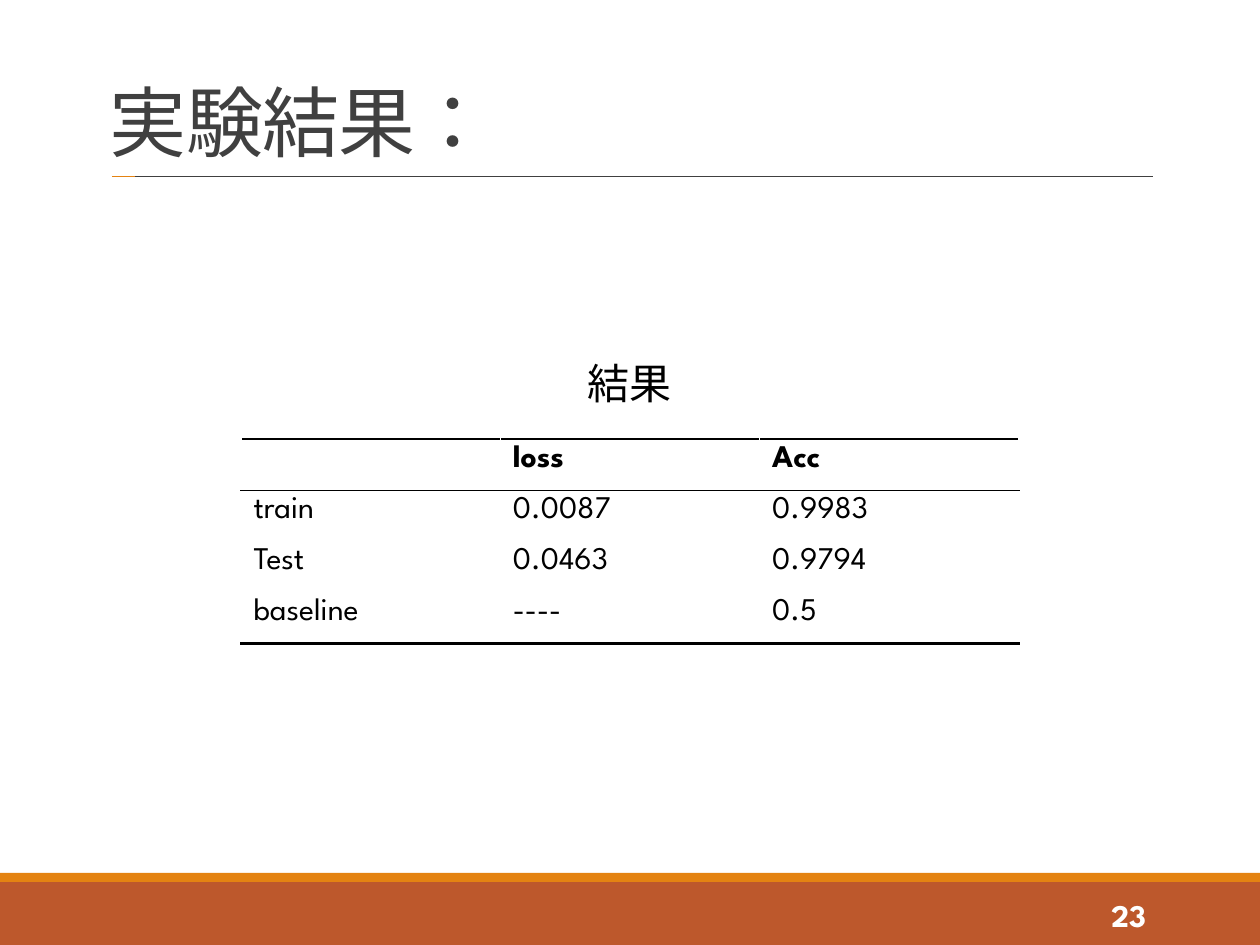
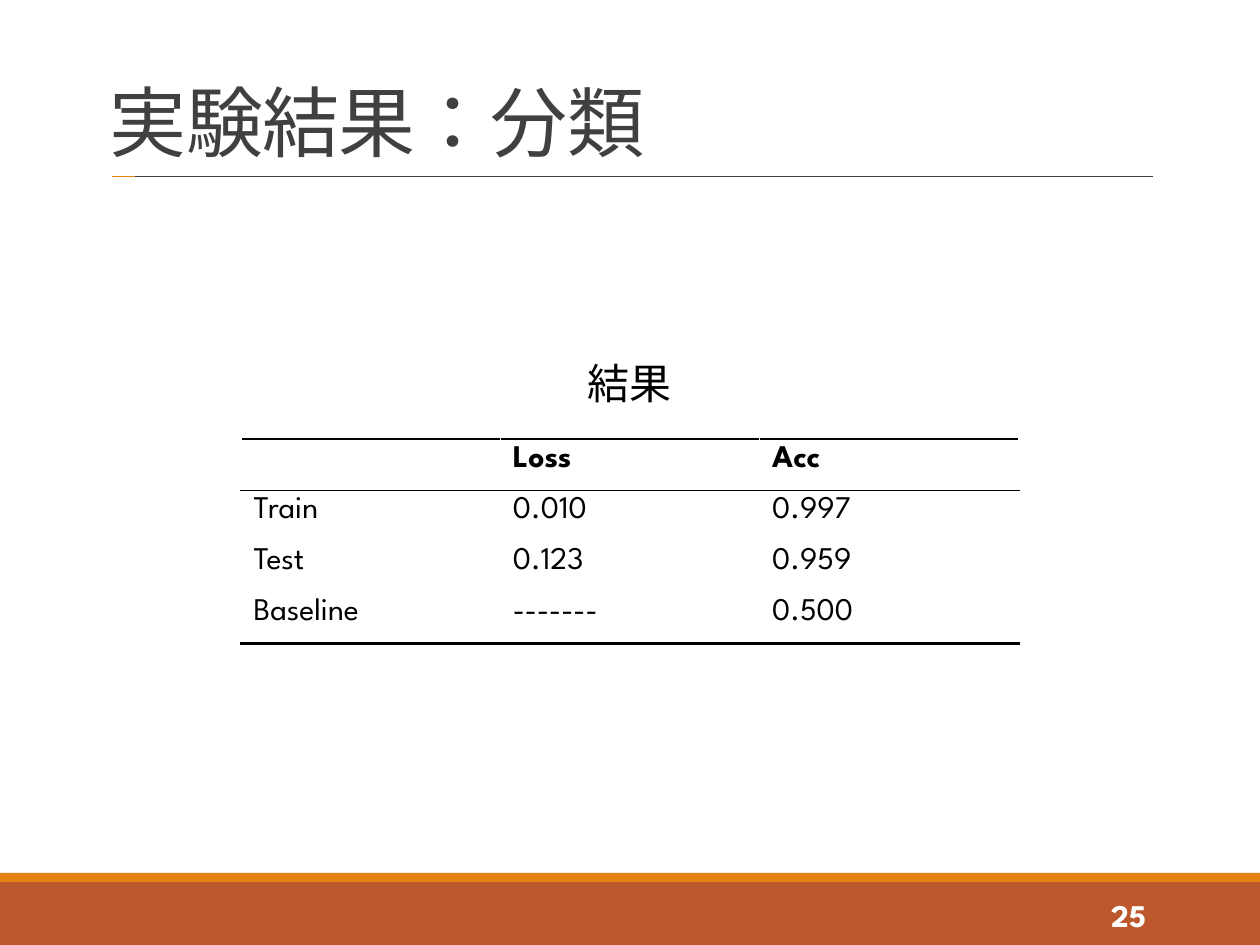
Before and after one commit to tatsuya-sugiyama/WeeklyReport, a slide deck: slide 25 of report/2021_t_1st/2021_1st_sugiyama.pptx (slide 23 before the commit). Drawn at 1260x945 pixels with LibreOffice and Linux fonts; fonts in the diff are those of the drawing. Boxes give left, top, right and bottom in pixels: in the first picture for what was removed or moved away, otherwise in the second. Text is boxed around its words. In the diff, an @@ line names an element or a change of style, - is before the commit and + after.

```diff
--- a/report/2021_t_1st/2021_1st_sugiyama.pptx
+++ b/report/2021_t_1st/2021_1st_sugiyama.pptx
@@ title at <box>110,86,644,158</box>: text changed @@
-実験結果：
+実験結果：分類
@@ table at <box>241,440,1019,644</box> @@
-row 1, column 2: loss
+row 1, column 2: Loss
-row 2: train | 0.0087 | 0.9983
+row 2: Train | 0.010 | 0.997
-row 3, column 2: 0.0463
+row 3, column 2: 0.123
-row 3, column 3: 0.9794
+row 3, column 3: 0.959
-row 4: baseline | ---- | 0.5
+row 4: Baseline | ------- | 0.500
@@ page number at <box>1111,906,1146,928</box>: text changed @@
-23
+25
```
Also in this commit, not shown: 18 other slides changed, 5 slides added, 1 slide removed, 2 other files.
